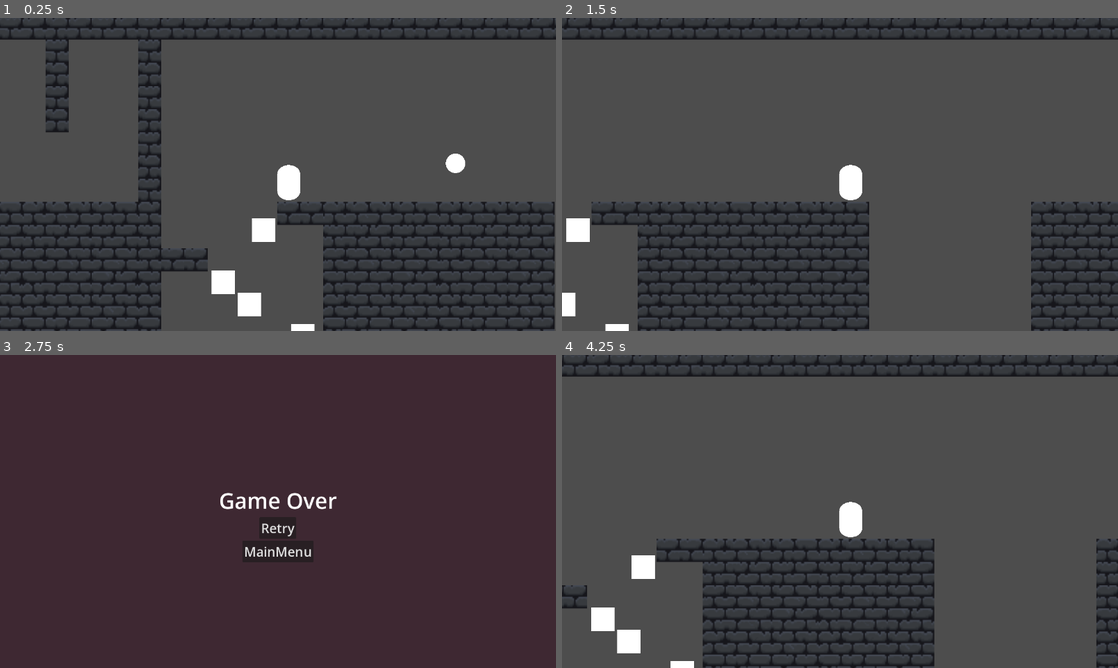
Above: before the commit, frames 1-4 (two rows, left to right).
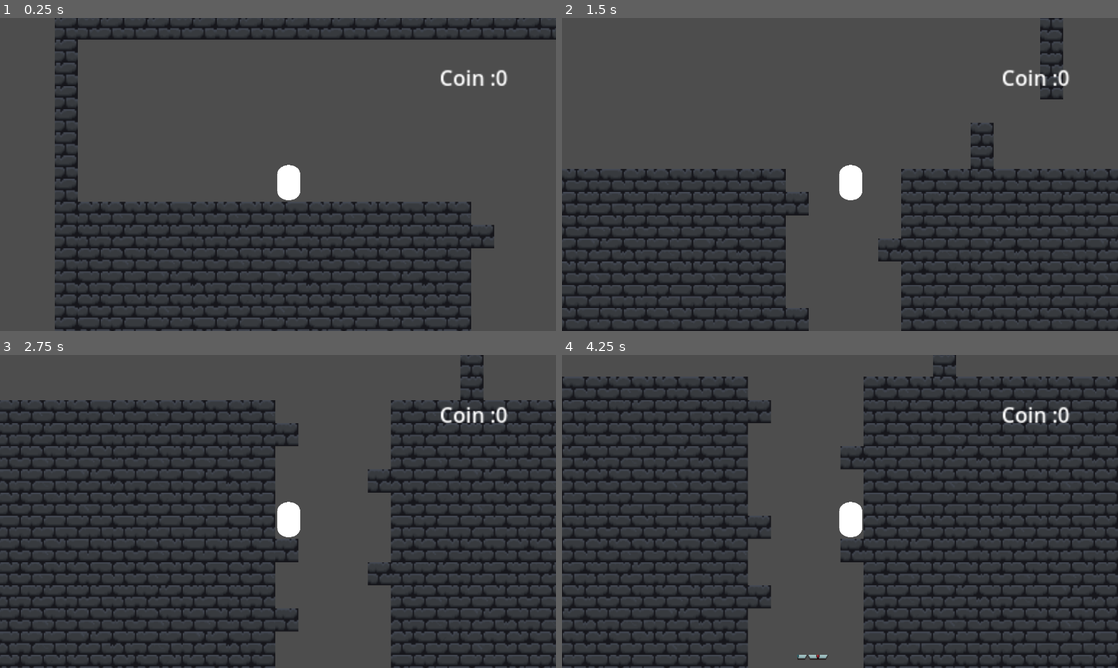
Above: after the commit, the same moments.

Repository: Xrime/Fall-Out
Game: Godot game, scene res://scenes/main_1.tscn
Two runs of this game, one before a commit and one after it. Both use one fixed random seed, a clock stepped at 60 frames per second and the inputs below. This scene is started directly instead of the project's main scene.
Inputs (mouse positions are in pixels of both pictures, inside the frame that each line leads up to):
- Up to frame 1 (0.25 s): no input
- Up to frame 2 (1.5 s): tap Enter (ui_accept) at 0.5, 0.77 s; hold Right (Right) from 0.53 s (still down); tap Alt at 0.6 s; tap Shift at 1.35 s
- Up to frame 3 (2.75 s): tap Enter (ui_accept) at 1.52 s; release Right (Right) at 2.03 s; hold Left (Left) from 2.03 s (still down); tap Alt at 2.1 s
- Up to frame 4 (4.25 s): release Left (Left) at 2.75 s; click (840, 527) at 2.75 s, where only the run before the commit has a clickable "Retry"; tap Enter (ui_accept) at 3.5, 3.77 s; hold Right (Right) from 3.53 s (still down); tap Shift at 3.6 s

The runs differ from the first frame. In frame 1, 17% of the frame differs, in the area x 0-100%, y 0-100%; in frame 2, 23%; in frame 3, 58%; in frame 4, 39%.

Commit message:
Creating a bouncy aree that can be add anywhere

Diff:
--- a/area_2d.gd
+++ b/area_2d.gd
@@ -2,15 +2,25 @@
 
 @export var speed = 20
 @export var sprite_frame :int
+@export var paddle_type = 1
 var direction = 1
 func _ready() -> void:
 	$Sprite2D.frame =sprite_frame
 
 func _process(delta: float) -> void:
-	var velocity = Vector2(direction*speed,0)
-	var collision = move_and_collide(velocity*delta)
+	if paddle_type ==1:
+		var velocity = Vector2(direction*speed,0)
+		var collision = move_and_collide(velocity*delta)
 
-	if collision:
-		var collider =collision.get_collider()
-		if collider:
-			direction*=-1
+		if collision:
+			var collider =collision.get_collider()
+			if collider:
+				direction *=-1
+
+	if paddle_type == 2:
+		var velocity = Vector2(direction*speed,0)
+		var collision = move_and_collide(velocity*delta)
+		if collision:
+			var collider =collision.get_collider()
+			if collider:
+				direction *=-1
--- /dev/null
+++ b/scenes/bouncyplatform.tscn
@@ -0,0 +1,18 @@
+[gd_scene load_steps=3 format=3 uid="uid://novcyasc3r1j"]
+
+[ext_resource type="Script" uid="uid://0qhgnp1tg3s6" path="res://script/bouncyplatform.gd" id="1_vyyub"]
+
+[sub_resource type="RectangleShape2D" id="RectangleShape2D_1e2js"]
+size = Vector2(27, 8)
+
+[node name="bouncyplatform" type="Area2D"]
+script = ExtResource("1_vyyub")
+
+[node name="Sprite2D" type="Sprite2D" parent="."]
+visible = false
+
+[node name="CollisionShape2D" type="CollisionShape2D" parent="."]
+position = Vector2(3.5, 6)
+shape = SubResource("RectangleShape2D_1e2js")
+
+[connection signal="body_entered" from="." to="." method="_on_body_entered"]
--- a/scenes/main_1.gd
+++ b/scenes/main_1.gd
@@ -1,4 +1,5 @@
 extends Node2D
+@onready var label = $player/RichTextLabel
 @export var storyscene :PackedScene
 func _ready() -> void:
 	var fragile_list =[]
@@ -10,6 +11,7 @@
 func _on_exitarea_body_entered(body: Node2D) -> void:
 	print("Enter")
 	get_tree().change_scene_to_packed(storyscene)
-#func _process(delta: float) -> void:
+func _process(delta: float) -> void:
+	label.text="Coin :"+ str(Global.in_game_coin_count)
 	#if Global.useime==0:
 		#$StaticBody2D.queue_free()
--- a/scenes/main_1.tscn
+++ b/scenes/main_1.tscn
@@ -1,10 +1,11 @@
-[gd_scene load_steps=11 format=4 uid="uid://cedttg5d1gbix"]
+[gd_scene load_steps=12 format=4 uid="uid://cedttg5d1gbix"]
 
 [ext_resource type="Texture2D" uid="uid://bda7ndar7kv0s" path="res://Assets/castle_stones/castle_stones.png" id="1_stv5y"]
 [ext_resource type="Script" uid="uid://c2iyhq4ueorna" path="res://scenes/main_1.gd" id="1_umhrx"]
 [ext_resource type="PackedScene" uid="uid://dhot72qtnl8t4" path="res://scenes/player.tscn" id="2_qv23g"]
 [ext_resource type="PackedScene" uid="uid://b7m1kvy4y0gah" path="res://scenes/landing_paddle.tscn" id="3_hx442"]
 [ext_resource type="PackedScene" uid="uid://bb21ayp1a7hb" path="res://scenes/coin.tscn" id="5_6wv7r"]
+[ext_resource type="PackedScene" uid="uid://novcyasc3r1j" path="res://scenes/bouncyplatform.tscn" id="6_m23dm"]
 
 [sub_resource type="TileSetAtlasSource" id="TileSetAtlasSource_qv23g"]
 texture = ExtResource("1_stv5y")
@@ -601,13 +602,20 @@
 
 [node name="TileMapLayer" type="TileMapLayer" parent="TileMap" groups=["tile"]]
 position = Vector2(12, -7)
-tile_map_data = PackedByteArray("AAAAAAgAAAABAAEAAAAAAAkAAAA …(30240 unchanged characters)… EAAIAAAAgAAQAAAAEAAEAAAAgAAUAAAAEAAIAAAAgAAYAAAAEAAEAAAAgAAcAAAAEAAIAAAAcAAEAAAAEAAIAAAAcAAIAAAAEAAEAAAAcAAMAAAAEAAIAAAAcAAQAAAAEAAEAAAAZAAYAAAAEAAEAAAAZAAcAAAAEAAIAAAA=")
+tile_map_data = PackedByteArray("AAAAAAgAAAABAAEAAAAAAAkAAAA …(30240 unchanged characters)… EAAIAAAAgAAQAAAAEAAEAAAAgAAUAAAAEAAIAAAAcAAEAAAAEAAIAAAAcAAIAAAAEAAEAAAAcAAMAAAAEAAIAAAAcAAQAAAAEAAEAAAAZAAYAAAAEAAEAAAAZAAcAAAAEAAIAAAA=")
 tile_set = SubResource("TileSet_hx442")
 collision_visibility_mode = 2
 
 [node name="player" parent="." instance=ExtResource("2_qv23g")]
-position = Vector2(689, 99)
+position = Vector2(167, 89)
 jump_force = -300
+
+[node name="RichTextLabel" type="RichTextLabel" parent="player"]
+offset_left = 124.0
+offset_top = -86.0
+offset_right = 198.0
+offset_bottom = -46.0
+bbcode_enabled = true
 
 [node name="landing paddle" parent="." instance=ExtResource("3_hx442")]
 position = Vector2(336, 349)
@@ -767,4 +775,7 @@
 [node name="coin" parent="." instance=ExtResource("5_6wv7r")]
 position = Vector2(818, 99)
 
+[node name="bouncyplatform" parent="." instance=ExtResource("6_m23dm")]
+position = Vector2(850, 130)
+
 [connection signal="body_entered" from="exitarea" to="." method="_on_exitarea_body_entered"]
--- a/scenes/main_menu.gd
+++ b/scenes/main_menu.gd
@@ -3,4 +3,4 @@
 @onready var label =$Control/RichTextLabel
 
 func _ready() -> void:
-	label.text = "Coin"+ str(Global.coins)
+	label.text = "Coin :"+ str(Global.coins)
--- a/scenes/main_menu.tscn
+++ b/scenes/main_menu.tscn
@@ -66,7 +66,12 @@
 
 [node name="RichTextLabel" type="RichTextLabel" parent="Control"]
 layout_mode = 0
-offset_right = 40.0
-offset_bottom = 40.0
+offset_left = 1125.0
+offset_top = 22.0
+offset_right = 1264.0
+offset_bottom = 79.0
+theme_override_font_sizes/bold_italics_font_size = 10
+theme_override_font_sizes/italics_font_size = 10
+theme_override_font_sizes/mono_font_size = 3
 bbcode_enabled = true
 text = "coin"
--- /dev/null
+++ b/script/bouncyplatform.gd
@@ -0,0 +1,9 @@
+extends Area2D
+
+@export var boumce_force: float = -600.0
+
+
+
+func _on_body_entered(body: Node2D) -> void:
+	if body is CharacterBody2D:
+		body.velocity.y = boumce_force
--- a/script/global.gd
+++ b/script/global.gd
@@ -4,12 +4,14 @@
 var tile_position
 
 var coins = 0
+var in_game_coin_count = 0
 
 func _ready() -> void:
 	load_coins()
 
 func  add_coin(amount : int):
 	coins+=amount
+	in_game_coin_count+=amount
 	save_coins()
 
 func save_coins():
Not shown, added: script/bouncyplatform.gd.uid
